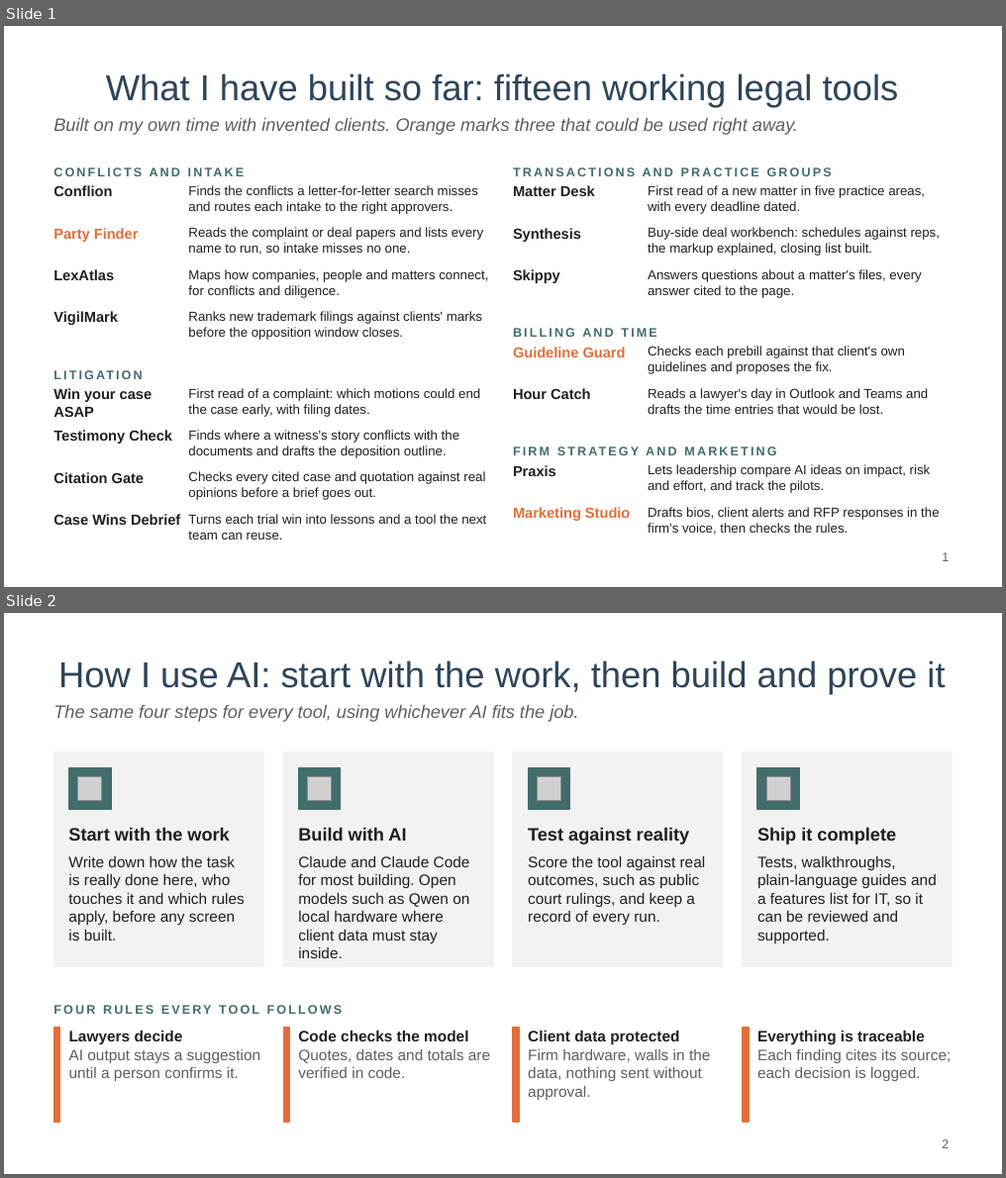
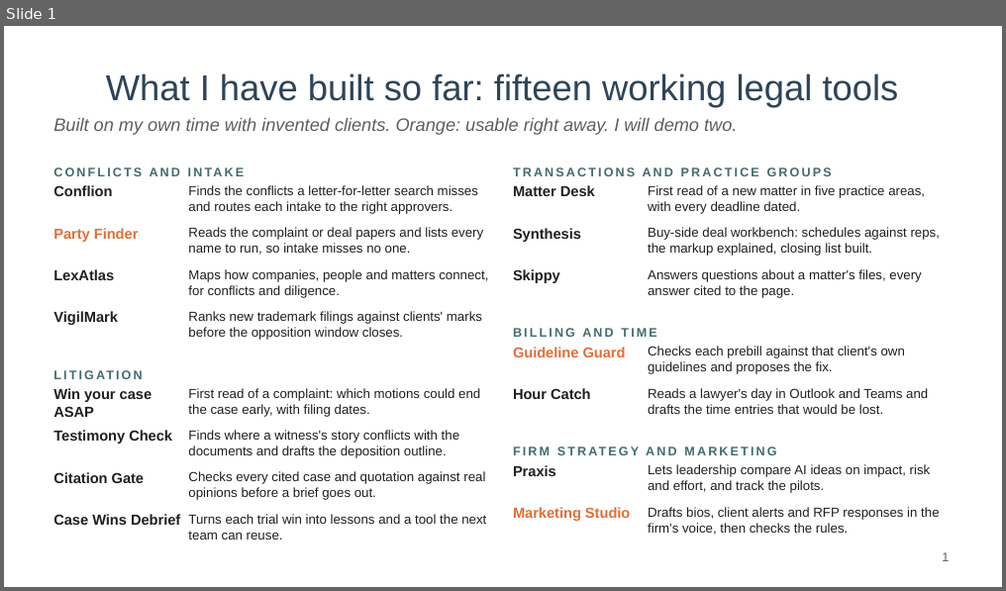
Before and after one commit to mylesparslow-collab/legal-portfolio, a slide deck: downloads/AI-ideas-Myles-Parslow.pptx. Shown one above the other, each under a label of ours: slides 1 and 2 before the commit, slide 1 after it. The pictures are 1006x1178 and 1006x591 pixels, drawn with LibreOffice and Linux fonts; fonts in the diff are those of the drawing; grey boxes stand for pictures; background and template pictures are left out. Boxes give left, top, right and bottom in pixels: in the first picture for what was removed or moved away, otherwise in the second. Text is boxed around its words. In the diff, an @@ line names an element or a change of style, - is before the commit and + after.

```diff
--- a/downloads/AI-ideas-Myles-Parslow.pptx
+++ b/downloads/AI-ideas-Myles-Parslow.pptx
@@ slide 2 removed at (4,613,1002,1174), background #FFFFFF @@
@@ title removed at (58,661,944,694) @@
-How I use AI: start with the work, then build and prove it
@@ text removed at (54,705,578,722) @@
-The same four steps for every tool, using whichever AI fits the job.
@@ rectangle removed at (54,753,263,967) @@
@@ rectangle removed at (283,753,493,967) @@
@@ rectangle removed at (513,753,723,967) @@
@@ rectangle removed at (743,753,952,967) @@
@@ rectangle removed at (69,767,111,810) @@
@@ picture removed at (78,776,102,801) @@
@@ rectangle removed at (298,767,341,810) @@
@@ picture removed at (307,776,332,801) @@
@@ rectangle removed at (528,767,570,810) @@
@@ picture removed at (537,776,560,801) @@
@@ rectangle removed at (757,767,799,810) @@
@@ picture removed at (766,776,790,801) @@
@@ text removed at (68,827,229,841) @@
-Start with the work
@@ text removed at (298,827,406,841) @@
-Build with AI
@@ text removed at (528,827,690,845) @@
-Test against reality
@@ text removed at (757,827,896,845) @@
-Ship it complete
@@ text removed at (68,857,245,941) @@
-Write down how the task is really done here, who touches it and which rules apply, before any screen is built.
@@ text removed at (298,857,470,959) @@
-Claude and Claude Code for most building. Open models such as Qwen on local hardware where client data must stay inside.
@@ text removed at (528,857,706,925) @@
-Score the tool against real outcomes, such as public court rulings, and keep a record of every run.
@@ text removed at (757,857,937,944) @@
-Tests, walkthroughs, plain-language guides and a features list for IT, so it can be reviewed and supported.
@@ text removed at (54,997,952,1021) @@
-FOUR RULES EVERY TOOL FOLLOWS
@@ rectangle removed at (54,1027,59,1122) @@
@@ rectangle removed at (283,1027,289,1122) @@
@@ rectangle removed at (513,1027,519,1122) @@
@@ rectangle removed at (743,1027,748,1122) @@
@@ text removed at (69,1031,261,1081) @@
-Lawyers decide
-AI output stays a suggestion until a person confirms it.
@@ text removed at (298,1031,490,1078) @@
-Code checks the model
-Quotes, dates and totals are verified in code.
@@ text removed at (528,1031,710,1100) @@
-Client data protected
-Firm hardware, walls in the data, nothing sent without approval.
@@ text removed at (757,1031,951,1081) @@
-Everything is traceable
-Each finding cites its source; each decision is logged.
@@ page number removed at (942,1140,948,1149) @@
-2
@@ slide 1 changed as well @@
@@ text at (54,118,737,135): text changed @@
-Built on my own time with invented clients. Orange marks three that could be used right away.
+Built on my own time with invented clients. Orange: usable right away. I will demo two.
```
Also in this commit, not shown: 3 other slides changed, 1 slide added.
